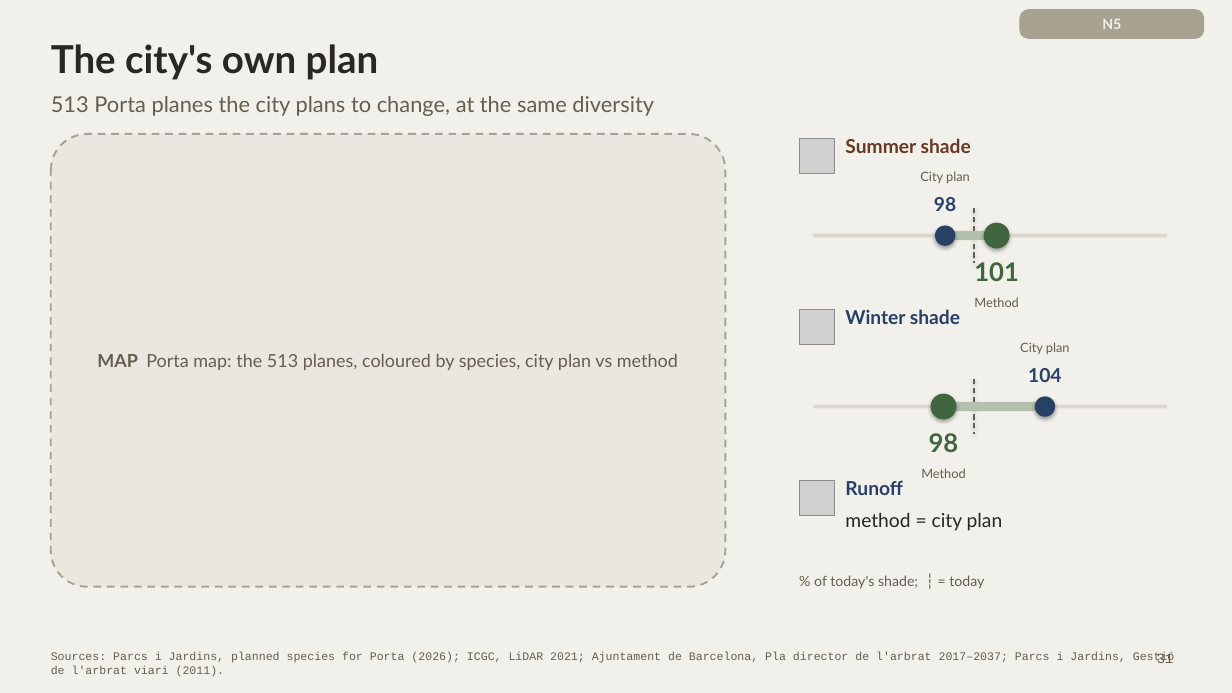
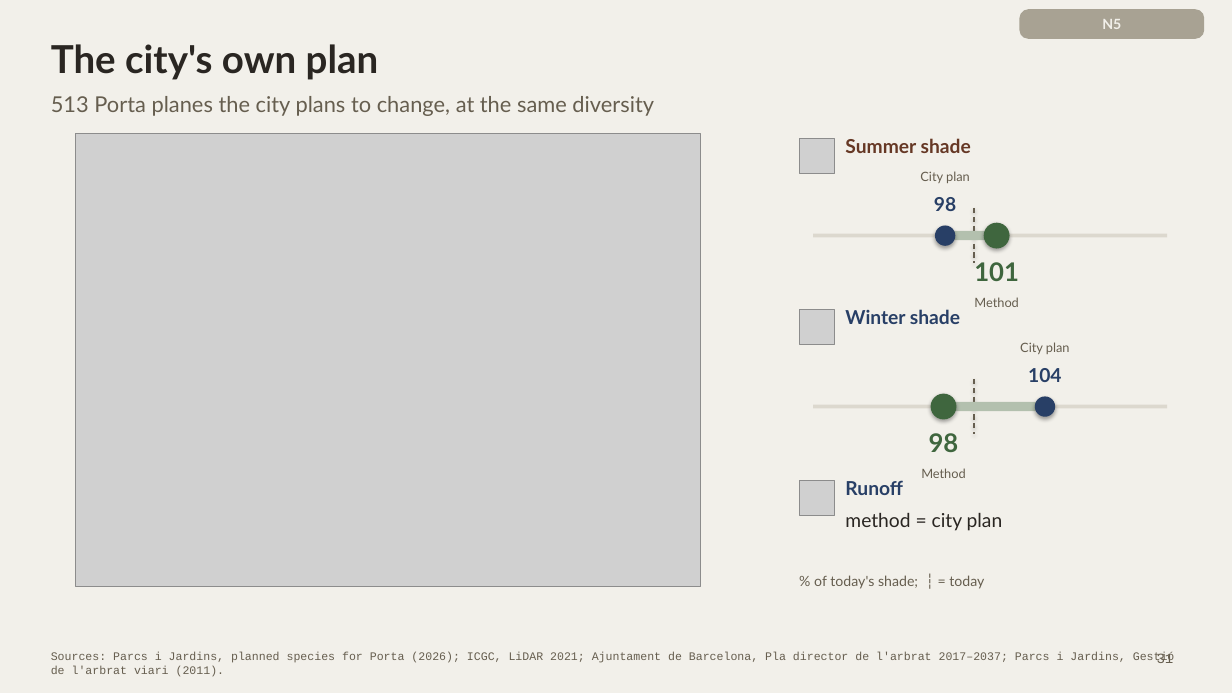
Before and after one commit to giofox96/shade-and-sponge, a slide deck: slide 31 of slides/final/shade_and_sponge_final_new.pptx. Drawn at 1232x693 pixels with LibreOffice and Linux fonts; fonts in the diff are those of the drawing; grey boxes stand for pictures. Boxes give left, top, right and bottom in pixels: in the first picture for what was removed or moved away, otherwise in the second. Text is boxed around its words. In the diff, an @@ line names an element or a change of style, - is before the commit and + after.

```diff
--- a/slides/final/shade_and_sponge_final_new.pptx
+++ b/slides/final/shade_and_sponge_final_new.pptx
@@ rounded rectangle removed at (51,134,726,587) @@
@@ picture added at (76,134,701,587) @@
@@ text removed at (97,354,678,370) @@
-MAP Porta map: the 513 planes, coloured by species, city plan vs method
```
Also in this commit, not shown: 3 other files.
